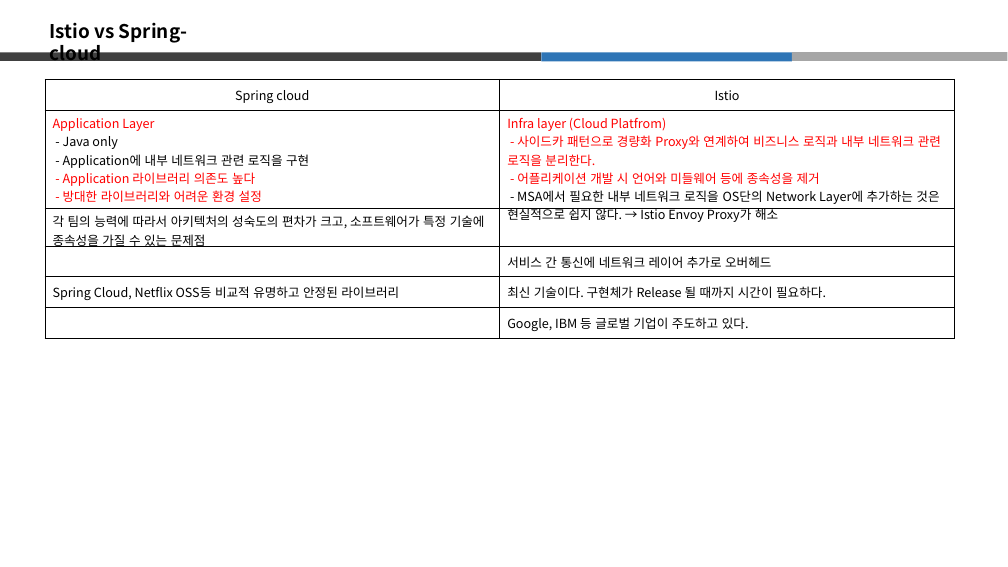
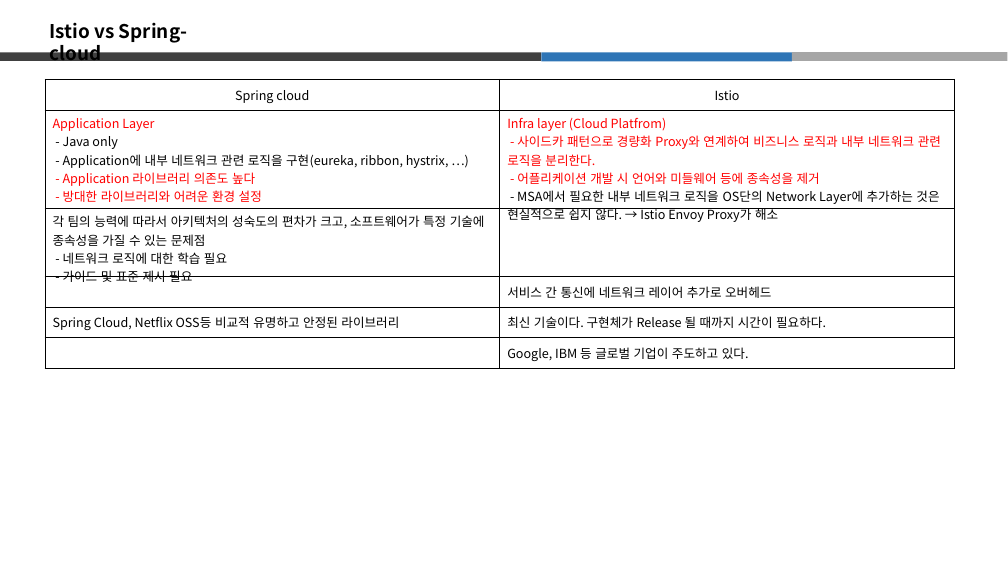
Before and after one commit to hkkkkq/fjfffffdsfdasfdsafdsafjfffffdsfdasfdsafdsafjfffffdsfdasfdsafdsafjfffffdsfdasfdsafdsa, a slide deck: slide 5 of deliverables/13. Tech Support/istio/Istio 소개.pptx (slide 4 before the commit). Drawn at 1008x567 pixels with LibreOffice and Linux fonts; fonts in the diff are those of the drawing. Boxes give left, top, right and bottom in pixels: in the first picture for what was removed or moved away, otherwise in the second. Text is boxed around its words. In the diff, an @@ line names an element or a change of style, - is before the commit and + after.

```diff
--- a/deliverables/13. Tech Support/istio/Istio 소개.pptx
+++ b/deliverables/13. Tech Support/istio/Istio 소개.pptx
@@ table at [45, 79, 955, 368] @@
-row 2, column 1: Application Layer / - Java only / - Application에 내부 네트워크 관련 로직을 구현 / - Application 라이브러리 의존도 높다 / - 방대한 라이브러리와 어려운 환경 설정
+row 2, column 1: Application Layer / - Java only / - Application에 내부 네트워크 관련 로직을 구현(eureka, ribbon, hystrix, …) / - Application 라이브러리 의존도 높다 / - 방대한 라이브러리와 어려운 환경 설정
-row 3, column 1: 각 팀의 능력에 따라서 아키텍처의 성숙도의 편차가 크고, 소프트웨어가 특정 기술에 종속성을 가질 수 있는 문제점
+row 3, column 1: 각 팀의 능력에 따라서 아키텍처의 성숙도의 편차가 크고, 소프트웨어가 특정 기술에 종속성을 가질 수 있는 문제점 / - 네트워크 로직에 대한 학습 필요 / - 가이드 및 표준 제시 필요
```
Also in this commit, not shown: 5 other slides changed, 3 slides added, 2 other files.
